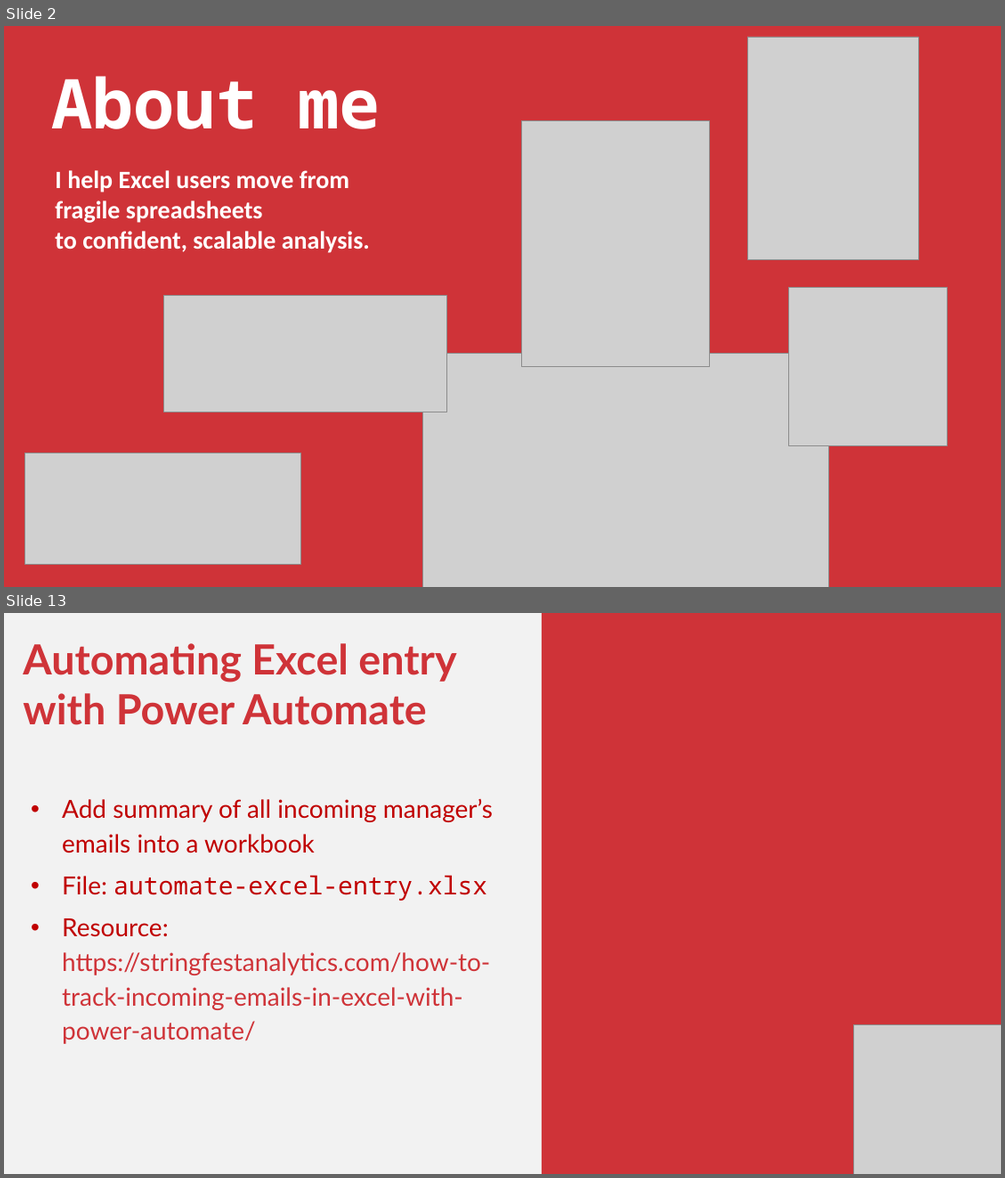
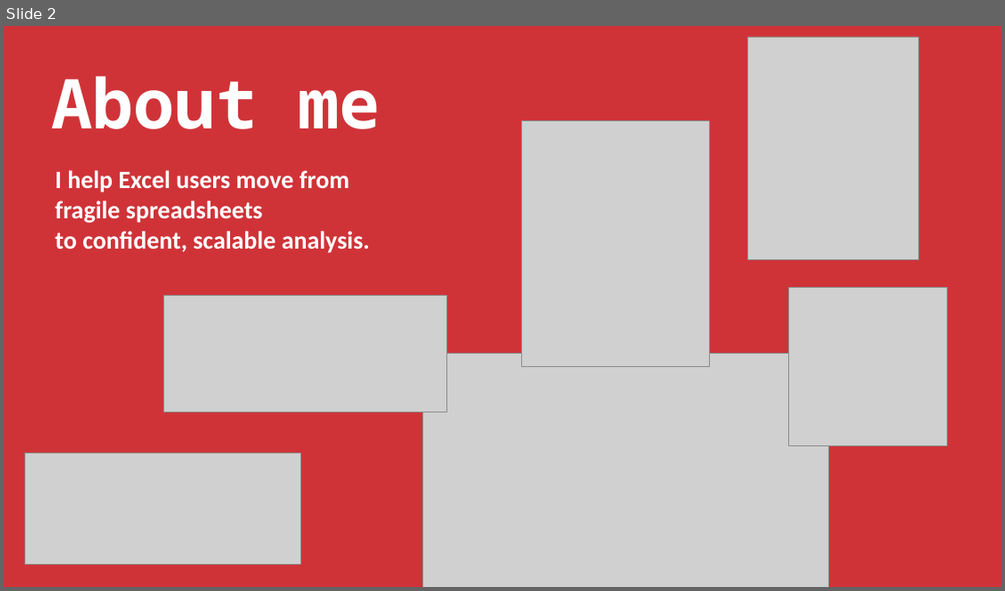
Before and after one commit to stringfestdata/gxls-copilot-studio-excel, a slide deck: gxls-copilot-studio-excel.pptx. Shown one above the other, each under a label of ours: slides 2 and 13 before the commit, slide 2 after it; the slides between them are not shown. The pictures are 1005x1178 and 1005x591 pixels, drawn with LibreOffice and Linux fonts; fonts in the diff are those of the drawing; grey boxes stand for pictures. Boxes give left, top, right and bottom in pixels: in the first picture for what was removed or moved away, otherwise in the second. Text is boxed around its words. In the diff, an @@ line names an element or a change of style, - is before the commit and + after.

```diff
--- a/gxls-copilot-studio-excel.pptx
+++ b/gxls-copilot-studio-excel.pptx
@@ slide 13 removed at (x1=4, y1=613, x2=1001, y2=1174), background #F2F2F2 @@
@@ rectangle removed at (x1=542, y1=613, x2=1001, y2=1174) @@
@@ text removed at (x1=23, y1=643, x2=493, y2=1044) @@
-Automating Excel entry with Power Automate
-• Add summary of all incoming manager’s emails into a workbook
-• File: automate-excel-entry.xlsx
-• Resource: https://stringfestanalytics.com/how-to-track-incoming-emails-in-excel-with-power-automate/
@@ picture removed at (x1=853, y1=1024, x2=1001, y2=1174) @@
```
Also in this commit, not shown: 3 slides changed, 6 slides added, 32 other slides removed, 11 other files.
